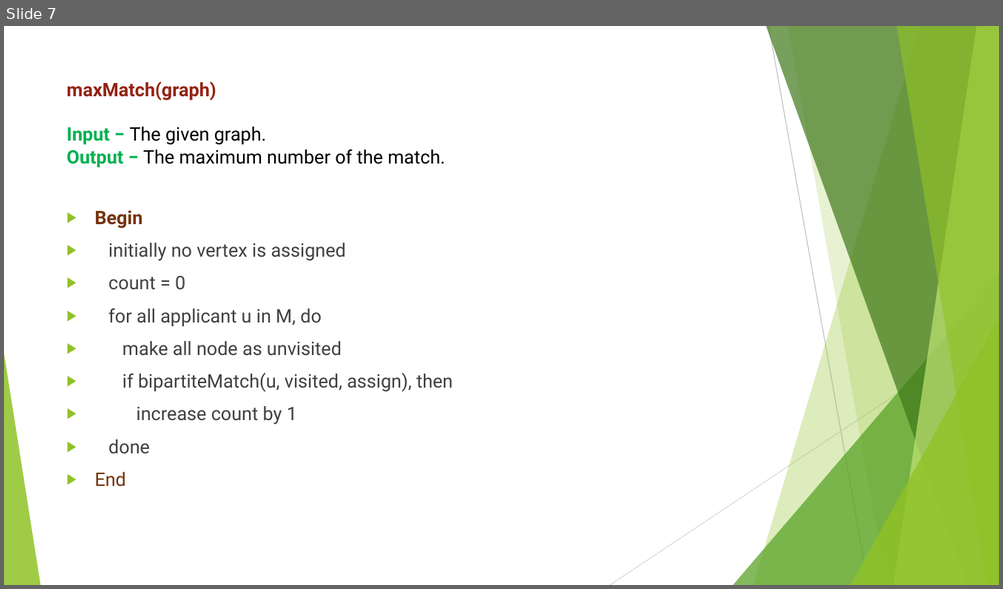
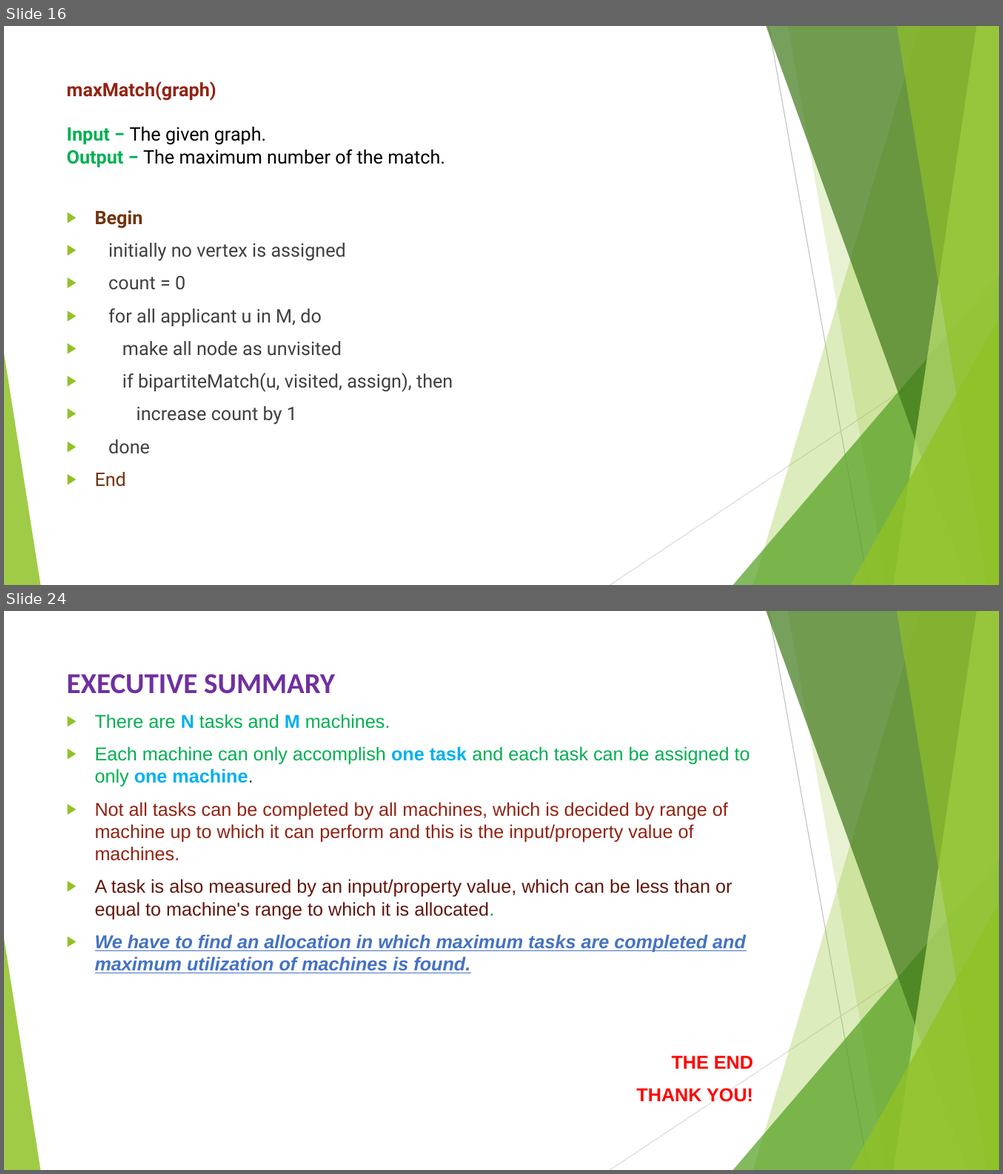
Before and after one commit to dhruv2803/DAA-Seminar, a slide deck: seminar.pptx. Shown one above the other, each under a label of ours: slide 7 before the commit, slides 16 and 24 after it; the slides between them are not shown. The pictures are 1003x589 and 1003x1174 pixels, drawn with LibreOffice and Linux fonts; fonts in the diff are those of the drawing. Boxes give left, top, right and bottom in pixels: in the first picture for what was removed or moved away, otherwise in the second. Text is boxed around its words. In the diff, an @@ line names an element or a change of style, - is before the commit and + after.

```diff
--- a/seminar.pptx
+++ b/seminar.pptx
@@ slide 24 added at <box>4,611,999,1170</box>, background #FFFFFF; not listed: 10 template elements that a slide beside it also shows @@
@@ title added at <box>67,674,335,694</box>, 27.9 pt, text #7030A0, bold @@
+EXECUTIVE SUMMARY
@@ text added at <box>95,714,753,1102</box>, 18 pt, text #932313 @@
+▶ There are N tasks and M machines.
+▶ Each machine can only accomplish one task and each task can be assigned to only one machine.
+▶ Not all tasks can be completed by all machines, which is decided by range of machine up to which it can perform and this is the input/property value of machines.
+▶ A task is also measured by an input/property value, which can be less than or equal to machine's range to which it is allocated.
+▶ We have to find an allocation in which maximum tasks are completed and maximum utilization of machines is found.
+THE END
+THANK YOU!
@@ what was slide 7 is now slide 16 @@
```
Also in this commit, not shown: 1 slide changed, 16 other slides added, 1 other file.
